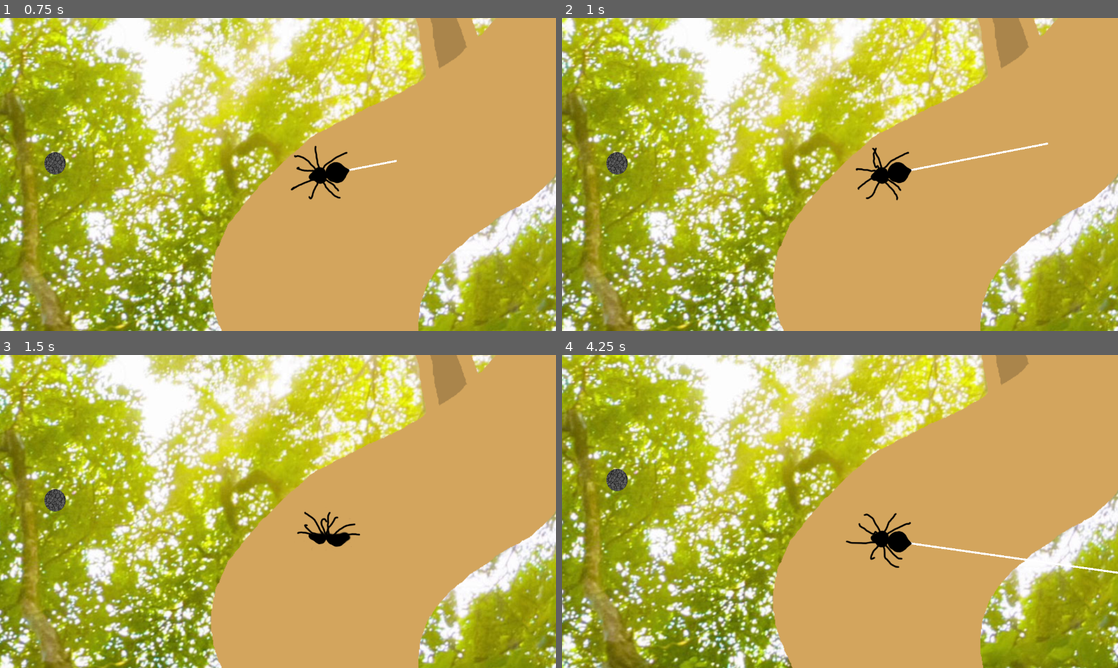
Above: before the commit, frames 1-4 (two rows, left to right).
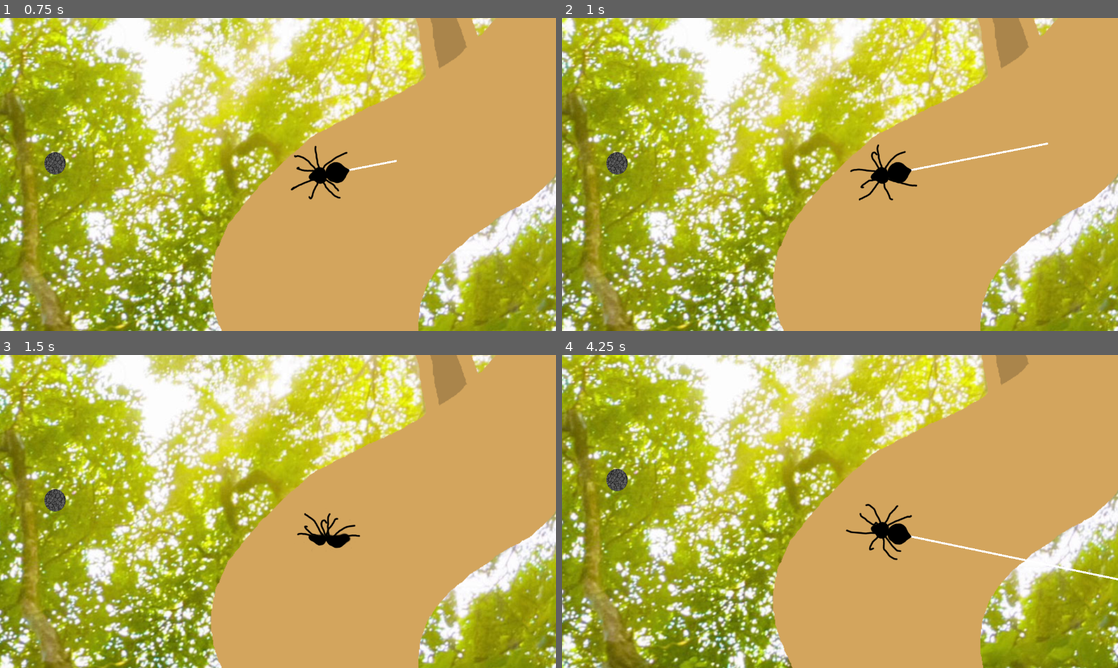
Above: after the commit, the same moments.

Repository: MarmotaGames/aracnotopia
Game: Godot game, scene res://levels/main/main.tscn
The game is run twice, just before and just after one commit, with the same random seed, the same clock (stepped at 60 frames per second) and the same inputs.
Inputs (mouse positions are in pixels of both pictures, inside the frame that each line leads up to):
- Up to frame 1 (0.75 s): tap Enter at 0.5 s; move the mouse to (400, 158) at 0.52 s; press the mouse at (400, 158) at 0.53 s; hold Right (ui_right) from 0.53 s (still down)
- Up to frame 2 (1 s): keep holding Right (ui_right)
- Up to frame 3 (1.5 s): move the mouse to (166, 527) at 1.27 s; release Right (ui_right) at 1.28 s; release the mouse at (166, 527) at 1.28 s; hold Down (ui_down) from 1.28 s (still down); tap Ctrl (attachOrDetachFromArea) at 1.35 s
- Up to frame 4 (4.25 s): click (728, 527) at 1.55 s; move the mouse to (895, 442) at 2.02 s; release Down (ui_down) at 2.03 s; press the mouse at (895, 442) at 2.03 s; hold Right (ui_right) 2.03-2.78 s; tap L (dropFromWeb) at 2.1 s; move the mouse to (812, 574) at 2.77 s; release the mouse at (812, 574) at 2.78 s; hold Up (ui_up) 2.78-3.53 s; click (812, 574) at 2.85 s; move the mouse to (1006, 558) at 3.52 s; press the mouse at (1006, 558) at 3.53 s; hold Left (ui_left) from 3.53 s (still down); tap Q (debug) at 4.15 s

Frame 1 is identical in both runs. In frame 2, 0.4% of the frame differs, in the area x 51-64%, y 40-59%; in frame 3, 0.3%; in frame 4, 1.1%, in the area x 51-100%, y 47-72%.

Commit message:
Refactor the functions call order and simplified more code

Diff:
--- a/GodotProject/player/Player_rigido.gd
+++ b/GodotProject/player/Player_rigido.gd
@@ -30,7 +30,7 @@
 
 var direction = Vector2(0, -1)
 var dirKeys = [0, 0, 0, 0]
-#Guarda as teclas direcionais que estão sendo apertadas (1: apertado 0: não)
+#Guarda as teclas direcionais que estao sendo apertadas (1: apertado 0: nao)
 #up, down, left, right, nessa ordem
 
 
@@ -50,26 +50,22 @@
 	repositionSpiderWhenStretchingWeb(state)
 
 func _physics_process(delta):
-	matchWebRotationWhenAttaching()
+	processInputs()
+
+	setPhysicsPropertiesWhenAttached()
 	disableSpiderCollisionIfOnWeb()
 
-	setCollisionAreaRotation()
+	setCollisionAreaRotationIfFalling()
 	setAngularVelocityIfFalling()
 
-	resetInput()
-	setPhysicsPropertiesWhenAttached()
-
-	updateRotation()
-	processAttachOrDetachInput()
-
-	updateDirection()
-	processDropFromWebInput()
-	processMovementInput()
-
-	processLaunchWebInput()
 	applyImpulseWhenBeingLaunched()
 	setLinearVelocityWhenBeingLaunched()
 
+	updateRotation()
+	updateDirection()
+	resetPressedDirKeys()
+
+
 """
 ******************
 
@@ -78,61 +74,6 @@
 ******************
 """
 
-func updateDirection():
-	if not spiderIsLaunchingWeb and not spiderIsFalling:
-		if Input.is_action_pressed("ui_up"):
-			direction.y = -1
-			dirKeys[0] = 1
-			if not dirKeys[2] and not dirKeys[3]:
-				direction.x = 0
-			$AnimatedSprite.playing = true
-			justLaunchedWeb = false
-			justAttached = false
-
-		if Input.is_action_pressed("ui_down"):
-			direction.y = 1
-			dirKeys[1] = 1
-			if not dirKeys[2] and not dirKeys[3]:
-				direction.x = 0
-			$AnimatedSprite.playing = true
-			justLaunchedWeb = false
-			justAttached = false
-
-		if Input.is_action_pressed("ui_left"):
-			direction.x = -1
-			dirKeys[2] = 1
-			if not dirKeys[0] and not dirKeys[1]:
-				direction.y = 0
-			$AnimatedSprite.playing = true
-			justLaunchedWeb = false
-			justAttached = false
-
-		if Input.is_action_pressed("ui_right"):
-			direction.x = 1
-			dirKeys[3] = 1
-			if not dirKeys[0] and not dirKeys[1]:
-				direction.y = 0
-			$AnimatedSprite.playing = true
-			justLaunchedWeb = false
-			justAttached = false
-
-		if Input.is_action_pressed("debug"):
-			self.rotation = PI
-
-		if Input.is_action_just_released("ui_up"):
-			dirKeys[0] = 0
-		if Input.is_action_just_released("ui_down"):
-			dirKeys[1] = 0
-		if Input.is_action_just_released("ui_left"):
-			dirKeys[2] = 0
-		if Input.is_action_just_released("ui_right"):
-			dirKeys[3] = 0
-
-		if (!Input.is_action_pressed("ui_up") and
-		!Input.is_action_pressed("ui_right") and
-		!Input.is_action_pressed("ui_left") and
-		!Input.is_action_pressed("ui_down")):
-			$AnimatedSprite.playing = false
 
 func processDropFromWebInput():
 	if (Input.is_action_just_pressed("dropFromWeb") and
@@ -149,14 +90,12 @@
 		#The "abs" on the yComponent makes the spider go up even
 		#if the web is going down
 
-
 func processAttachOrDetachInput():
 	if (Input.is_action_just_pressed("attachOrDetachFromArea") and
 	spiderInArea and
 	not spiderIsLaunchingWeb and
 	not $StickTimer.time_left):
 		if spiderIsFalling or spiderOnWeb:
-			justAttached = true
 			properlyAligned = false
 			set_linear_velocity(Vector2(0,0))
 			spiderIsFalling = false
@@ -165,6 +104,7 @@
 			$AnimatedSprite.playing = false
 			$StickTimer.start()
 			if spiderOnWeb:
+				justAttached = true
 				spiderOnWeb = false
 				webPinJointNode.set_node_b("")
 				stonePinJointNode.set_node_b("")
@@ -173,57 +113,54 @@
 			spiderIsFalling = true
 			$StickTimer.start()
 
-func updateRotation():
-	if spiderOnWeb:
-		self.rotation_degrees = webNode.rotation_degrees
-		lastWebRotationDegrees = webNode.rotation_degrees
-
-	elif spiderIsLaunchingWeb:
-		if not properlyAligned:
-			look_at(get_global_mouse_position())
-			self.rotation_degrees += 90
-			webInstance.rotation_degrees = self.rotation_degrees
-			properlyAligned = true
+func processMovementInput():
+	if not spiderIsLaunchingWeb and not spiderIsFalling:
+		if 1 in dirKeys:
+			#Verifica se alguma das teclas direcionais está apertada
+			#e processa o movimento
+			set_linear_velocity(direction.normalized()*movementSpeed)
+			spiderIsMoving = true
 		else:
-			#bloqueia (ignora) a rotação enquanto lança teia
-			pass
-
-	elif not spiderIsFalling and not justLaunchedWeb:
-		if direction.x == 0:
-			if direction.y == -1:
-				#angle = 180
-				self.rotation_degrees = -179
-			if direction.y == 1:
-				self.rotation_degrees = 0
-
-		if direction.x == 1:
-			if direction.y == -1:
-				#angle = 225
-				self.rotation_degrees = -135
-			if direction.y == 0:
-				#angle = 270
-				self.rotation_degrees = -90
-			if direction.y == 1:
-				#angle = 315
-				self.rotation_degrees = -45
-
-		if direction.x == -1:
-			if direction.y == -1:
-				self.rotation_degrees = 135
-			if direction.y == 0:
-				self.rotation_degrees = 90
-			if direction.y == 1:
-				self.rotation_degrees = 45
-
-func loadWebNodes():
-	webNode = get_node("../Web")
-	webPinJointNode = get_node("../Web/PinJoint2D")
-	bottomNode = get_node("../Web/Sprite/Position2DBottom")
-
-func resetInput():
-	if spiderIsFalling or spiderIsLaunchingWeb:
-		for i in range(0,4):
-			dirKeys[i] = 0
+			set_linear_velocity(Vector2(0,0))
+			spiderIsMoving = false
+
+func processLaunchWebInput():
+	if not spiderOnWeb:
+		if Input.is_action_pressed("launchWeb"):
+			justAttached = false
+			justLaunchedWeb = true
+
+			if spiderIsLaunchingWeb:
+				webNode.stretch("launch")
+				$AnimatedSprite.playing = true
+				webNode.show()
+			else:
+				if spiderIsMoving:
+					spiderIsMoving = false
+					resetPressedDirKeys()
+				set_linear_velocity(Vector2(0,0))
+				spiderIsLaunchingWeb = true
+				webInstance = web_scene.instance()
+				get_parent().add_child(webInstance)
+				loadWebNodes()
+				webNode.hide()
+
+				var webPosition = self.global_position
+				webNode.set_global_position(webPosition)
+
+				webNode.set_gravity_scale(0)
+
+		elif Input.is_action_just_released("launchWeb"):
+			properlyAligned = false
+			if spiderIsLaunchingWeb:
+				spiderIsLaunchingWeb = false
+				webInstance.queue_free()
+
+func processInputs():
+	processLaunchWebInput()
+	processAttachOrDetachInput()
+	processDropFromWebInput()
+	processMovementInput()
 
 func disableSpiderCollisionIfOnWeb():
 	if spiderOnWeb:
@@ -247,7 +184,7 @@
 		self.set_angular_velocity(5 * sinal)
 		self.gravity_scale = 16
 
-func setCollisionAreaRotation():
+func setCollisionAreaRotationIfFalling():
 	if spiderIsFalling:
 		$SpiderCollisionShape.rotation_degrees = 90
 		$SpiderFallingArea/CollisionShape2D.rotation_degrees = 90
@@ -263,48 +200,27 @@
 		self.gravity_scale = 0
 		set_angular_velocity(0)
 
-func processMovementInput():
-	if not spiderIsLaunchingWeb and not spiderIsFalling:
-		if 1 in dirKeys:
-			#Verifica se alguma das teclas direcionais está apertada
-			#e processa o movimento
-			set_linear_velocity(direction.normalized()*movementSpeed)
-			spiderIsMoving = true
-		else:
-			set_linear_velocity(Vector2(0,0))
-			spiderIsMoving = false
-
-func processLaunchWebInput():
-	if not spiderOnWeb:
-		if Input.is_action_pressed("launchWeb"):
-			justAttached = false
-			justLaunchedWeb = true
-
-			if spiderIsLaunchingWeb:
-				webNode.stretch("launch")
-				$AnimatedSprite.playing = true
-				webNode.show()
-			else:
-				if spiderIsMoving:
-					spiderIsMoving = false
-					resetInput()
-				set_linear_velocity(Vector2(0,0))
-				spiderIsLaunchingWeb = true
-				webInstance = web_scene.instance()
-				get_parent().add_child(webInstance)
-				loadWebNodes()
-				webNode.hide()
-
-				var webPosition = self.global_position
-				webNode.set_global_position(webPosition)
-
-				webNode.set_gravity_scale(0)
-
-		elif Input.is_action_just_released("launchWeb"):
-			properlyAligned = false
-			if spiderIsLaunchingWeb:
-				spiderIsLaunchingWeb = false
-				webInstance.queue_free()
+func setLinearVelocityWhenBeingLaunched():
+	if spiderIsBeingLaunched:
+		set_linear_velocity(launchSpeedVector * webLength * launchSpeed)
+		spiderIsBeingLaunched = false
+
+func applyImpulseWhenBeingLaunched():
+	if spiderOnWeb:
+		if dirKeys[2] and abs(self.rotation_degrees) <= maxImpulseAngle:
+			webNode.apply_impulse(webNode.position,Vector2(-swingImpulse,0))
+		if dirKeys[3] and abs(self.rotation_degrees) <= maxImpulseAngle:
+			webNode.apply_impulse(webNode.position,Vector2(swingImpulse,0))
+
+func loadWebNodes():
+	webNode = get_node("../Web")
+	webPinJointNode = get_node("../Web/PinJoint2D")
+	bottomNode = get_node("../Web/Sprite/Position2DBottom")
+
+func resetPressedDirKeys():
+	if spiderIsFalling or spiderIsLaunchingWeb:
+		for i in range(0,4):
+			dirKeys[i] = 0
 
 func repositionSpiderWhenStretchingWeb(state):
 	if spiderOnWeb:
@@ -317,14 +233,102 @@
 		state.set_transform(xform)
 		webPinJointNode.set_node_b("../../Spider")
 
-func setLinearVelocityWhenBeingLaunched():
-	if spiderIsBeingLaunched:
-		set_linear_velocity(launchSpeedVector * webLength * launchSpeed)
-		spiderIsBeingLaunched = false
-
-func applyImpulseWhenBeingLaunched():
-	if spiderOnWeb:
-		if dirKeys[2] and abs(self.rotation_degrees) <= maxImpulseAngle:
-			webNode.apply_impulse(webNode.position,Vector2(-swingImpulse,0))
-		if dirKeys[3] and abs(self.rotation_degrees) <= maxImpulseAngle:
-			webNode.apply_impulse(webNode.position,Vector2(swingImpulse,0))
+func updateRotation():
+	if spiderOnWeb:
+		self.rotation_degrees = webNode.rotation_degrees
+		lastWebRotationDegrees = webNode.rotation_degrees
+
+	elif spiderIsLaunchingWeb:
+		if not properlyAligned:
+			look_at(get_global_mouse_position())
+			self.rotation_degrees += 90
+			webInstance.rotation_degrees = self.rotation_degrees
+			properlyAligned = true
+		else:
+			#bloqueia (ignora) a rotação enquanto lança teia
+			pass
+
+	elif not spiderIsFalling and not justLaunchedWeb:
+		if direction.x == 0:
+			if direction.y == -1:
+				#angle = 180
+				self.rotation_degrees = -179
+			if direction.y == 1:
+				self.rotation_degrees = 0
+
+		if direction.x == 1:
+			if direction.y == -1:
+				#angle = 225
+				self.rotation_degrees = -135
+			if direction.y == 0:
+				#angle = 270
+				self.rotation_degrees = -90
+			if direction.y == 1:
+				#angle = 315
+				self.rotation_degrees = -45
+
+		if direction.x == -1:
+			if direction.y == -1:
+				self.rotation_degrees = 135
+			if direction.y == 0:
+				self.rotation_degrees = 90
+			if direction.y == 1:
+				self.rotation_degrees = 45
+
+	matchWebRotationWhenAttaching()
+
+func updateDirection():
+	if not spiderIsLaunchingWeb and not spiderIsFalling:
+		if Input.is_action_pressed("ui_up"):
+			direction.y = -1
+			dirKeys[0] = 1
+			if not dirKeys[2] and not dirKeys[3]:
+				direction.x = 0
+			$AnimatedSprite.playing = true
+			justLaunchedWeb = false
+			justAttached = false
+
+		if Input.is_action_pressed("ui_down"):
+			direction.y = 1
+			dirKeys[1] = 1
+			if not dirKeys[2] and not dirKeys[3]:
+				direction.x = 0
+			$AnimatedSprite.playing = true
+			justLaunchedWeb = false
+			justAttached = false
+
+		if Input.is_action_pressed("ui_left"):
+			direction.x = -1
+			dirKeys[2] = 1
+			if not dirKeys[0] and not dirKeys[1]:
+				direction.y = 0
+			$AnimatedSprite.playing = true
+			justLaunchedWeb = false
+			justAttached = false
+
+		if Input.is_action_pressed("ui_right"):
+			direction.x = 1
+			dirKeys[3] = 1
+			if not dirKeys[0] and not dirKeys[1]:
+				direction.y = 0
+			$AnimatedSprite.playing = true
+			justLaunchedWeb = false
+			justAttached = false
+
+		if Input.is_action_pressed("debug"):
+			self.rotation = PI
+
+		if Input.is_action_just_released("ui_up"):
+			dirKeys[0] = 0
+		if Input.is_action_just_released("ui_down"):
+			dirKeys[1] = 0
+		if Input.is_action_just_released("ui_left"):
+			dirKeys[2] = 0
+		if Input.is_action_just_released("ui_right"):
+			dirKeys[3] = 0
+
+		if (!Input.is_action_pressed("ui_up") and
+		!Input.is_action_pressed("ui_right") and
+		!Input.is_action_pressed("ui_left") and
+		!Input.is_action_pressed("ui_down")):
+			$AnimatedSprite.playing = false
